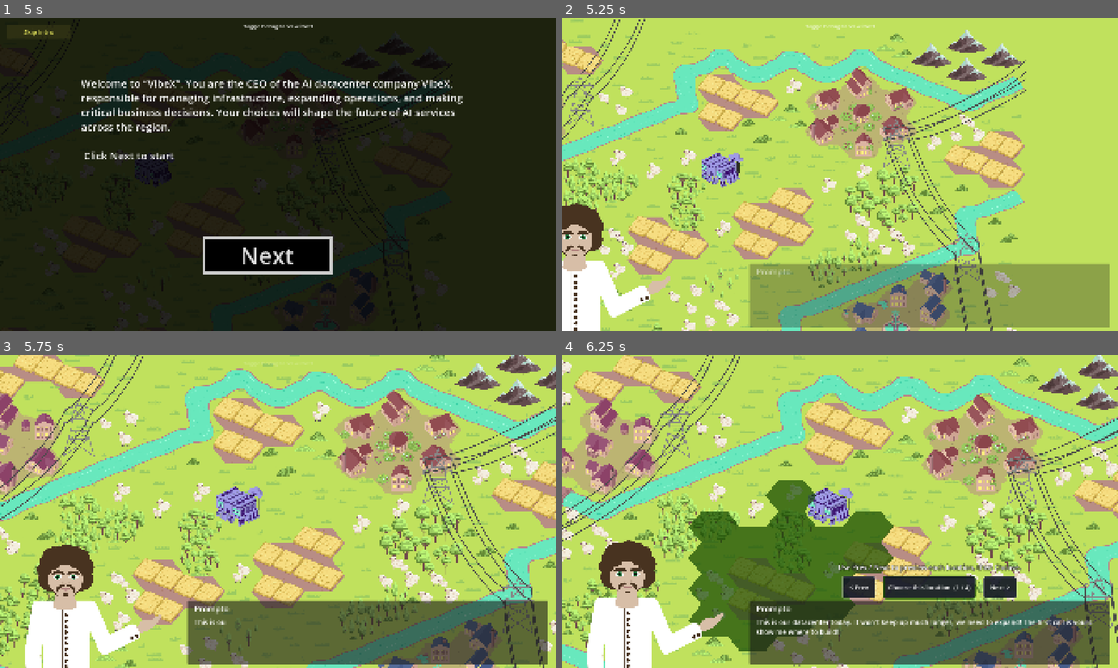
Above: before the commit, frames 1-4 (two rows, left to right).
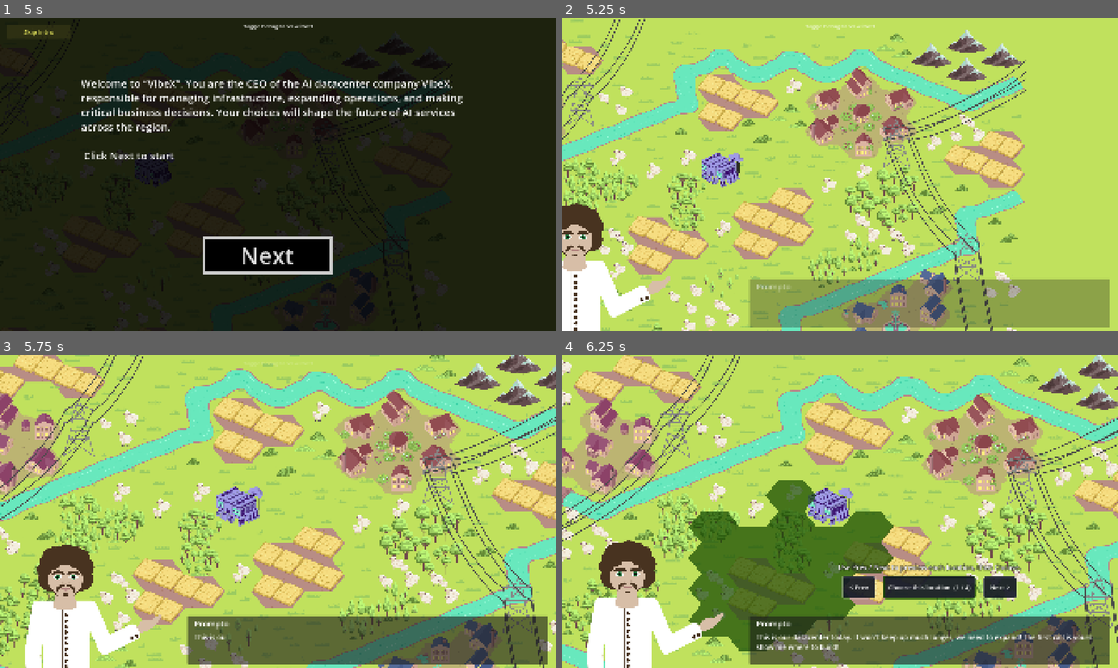
Above: after the commit, the same moments.

Repository: krishna3960/EducationTechnology
Game: Godot game, scene res://Scenes/menu.tscn
Same seed, same stepped clock (60 frames per second), same inputs: the game is played once before the commit and once after it. The engine's default icon, where the game draws it, is replaced by a stand-in: a white triangle on a blue panel in a dark square.
Inputs (mouse positions are in pixels of both pictures, inside the frame that each line leads up to):
- Up to frame 1 (5 s): click "Play" at 0.5 s; click (278, 174) at 1.27 s; type "Alex" at 1.35 s; click "Start" at 2 s; tap Enter (ui_accept) at 2.75, 3.02 s; move the mouse to (400, 158) at 2.77 s; hold D (move_right) 2.78-3.5 s; click (400, 158) at 2.92 s; click "Continue" at 3.5 s; click "Skip Intro" at 4.25 s
- Up to frame 2 (5.25 s): click "Skip Intro" at 5 s
- Up to frame 3 (5.75 s): no input
- Up to frame 4 (6.25 s): drag from (728, 527) to (812, 574) at 5.77 s

Frame 1 is identical in both runs. In frame 2, 3.2% of the frame differs, in the area x 33-99%, y 78-88%; in frame 3, 3.5%; in frame 4, 5.0%, in the area x 33-99%, y 78-95%.

Commit message:
fix: web dialogue offset

Diff:
--- a/educational-game/Scenes/DialogueBox.tscn
+++ b/educational-game/Scenes/DialogueBox.tscn
@@ -48,7 +48,7 @@
 anchor_right = 1.0
 anchor_bottom = 1.0
 offset_left = 647.0
-offset_top = -232.0
+offset_top = -180.0
 offset_right = -29.0
 offset_bottom = -13.0
 grow_horizontal = 2
